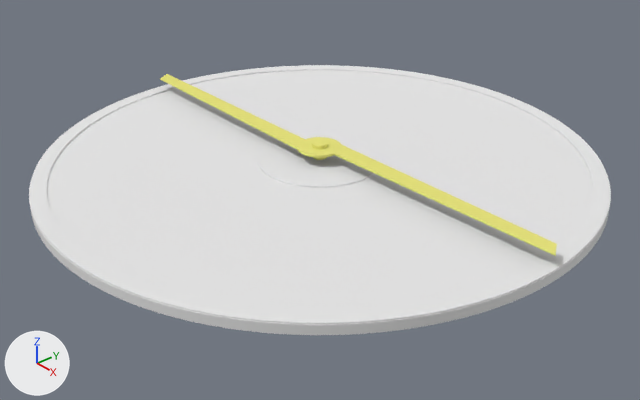
The Blender file useful/Equatorie2.blend: old version first, new version second.
The view is the same before and after, from a 50 mm lens placed at (13.03, -11.34, 8.15), pointed at (0.34, -0.29, -0.75). Arrows for +X, +Y and +Z are at lower left; the lights stay in place.

Names of what the first picture shows: 'Base', 'Plate', 'Pointer', 'Rim'.
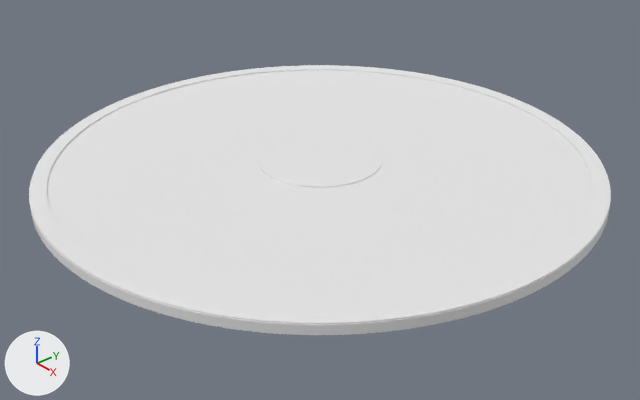
What the commit changed:
Object 'Pointer' (ob_pointer) is now hidden.

Pixel boxes [x1, y1, x2, y2] of what changed, in the pictures (640 x 400 px):
'Pointer', hidden (yellow): before [160, 74, 557, 256]
